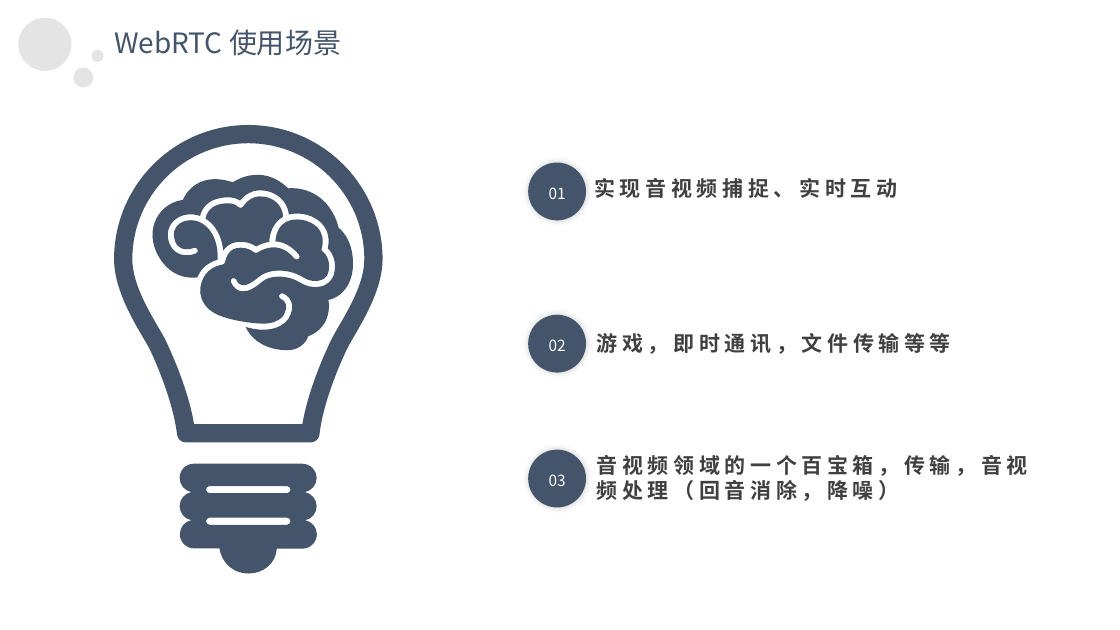
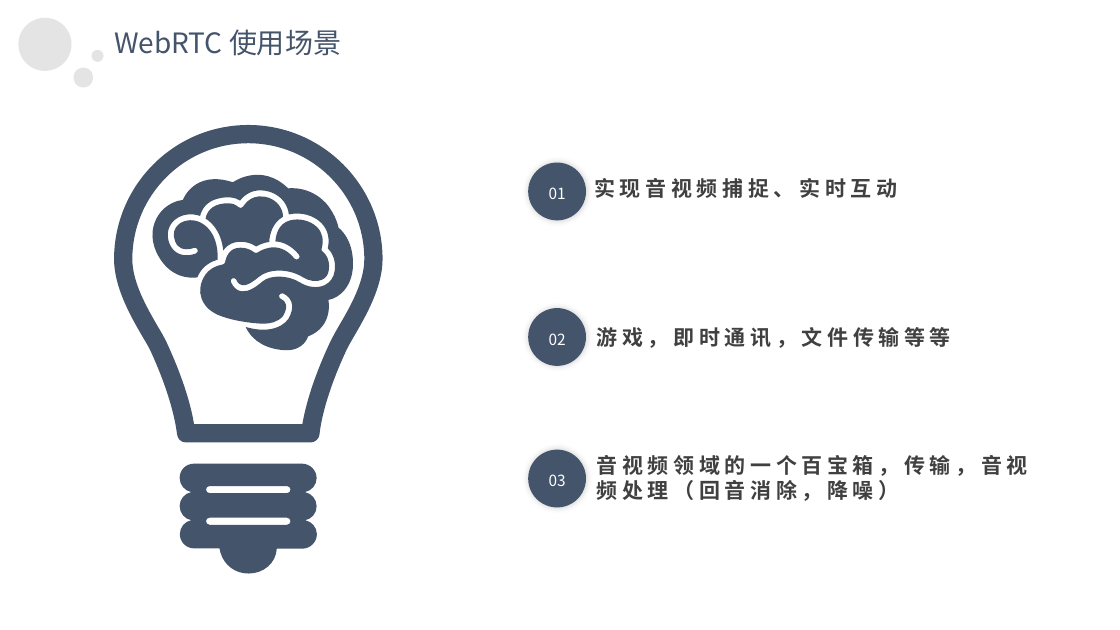
Before and after one commit to joeyer/lzjtest, a slide deck: slide 4 of 分享.pptx. Drawn at 1120x630 pixels with LibreOffice and Linux fonts; fonts in the diff are those of the drawing. Boxes give left, top, right and bottom in pixels: in the first picture for what was removed or moved away, otherwise in the second. Text is boxed around its words. In the diff, an @@ line names an element or a change of style, - is before the commit and + after.

```diff
--- a/分享.pptx
+++ b/分享.pptx
@@ ellipse "02" moved from (x1=528, y1=315, x2=586, y2=373) to (x1=528, y1=308, x2=586, y2=366) @@
@@ text "游戏，即时通讯，文件传输等等" moved from (x1=597, y1=333, x2=951, y2=354) to (x1=597, y1=327, x2=951, y2=348) @@
```
Also in this commit, not shown: 4 other slides changed, 3 slides added.
